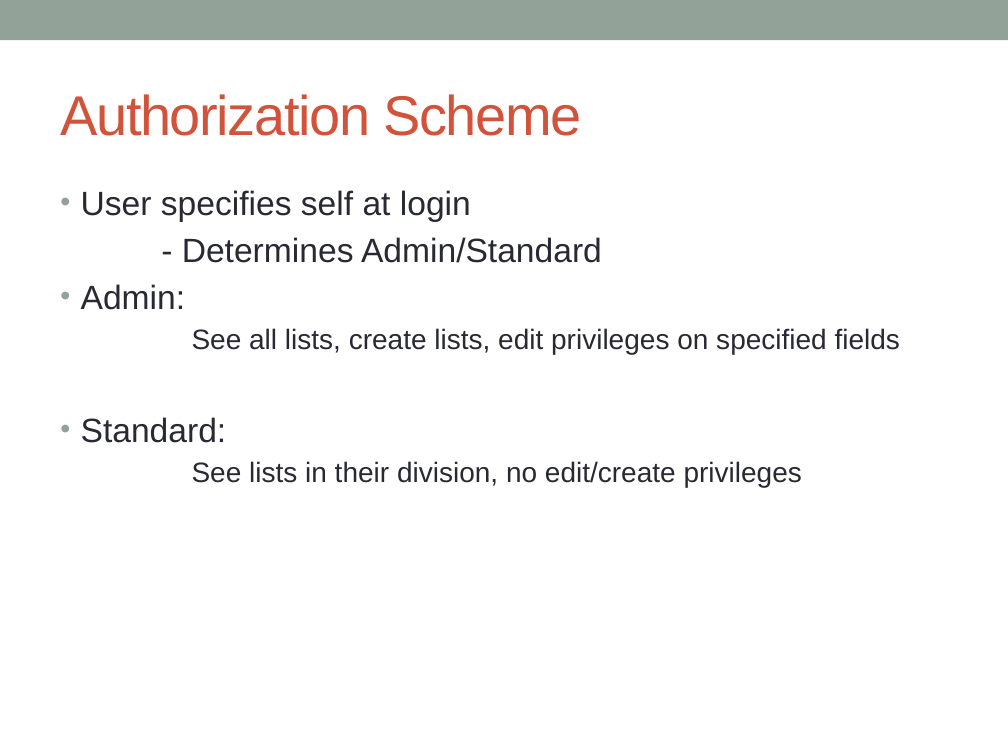
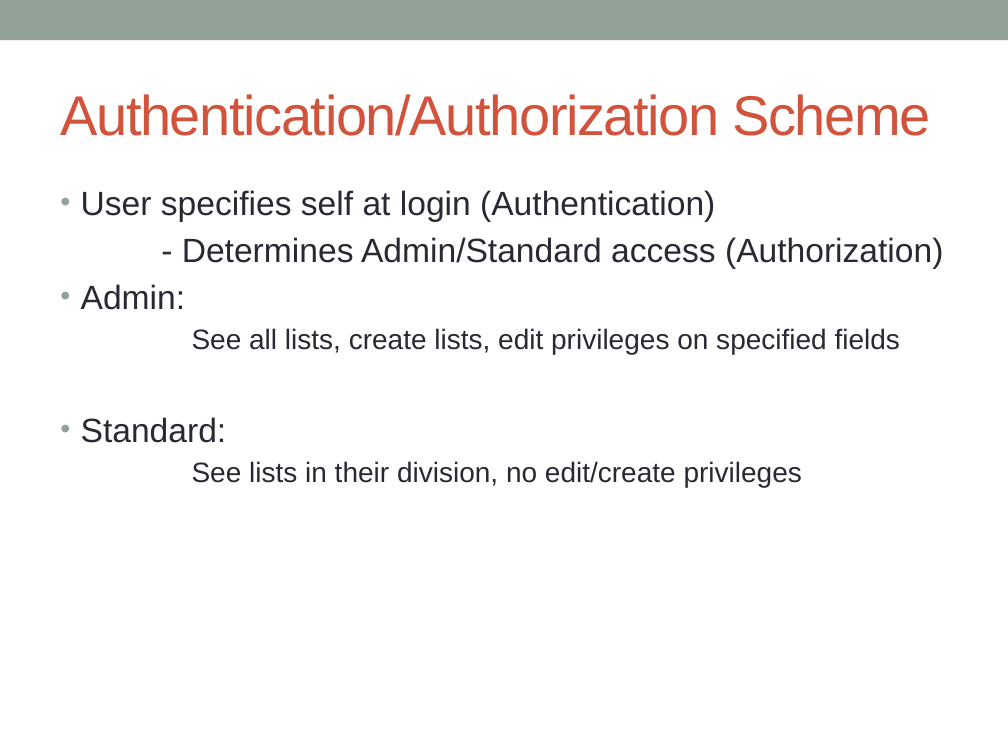
Before and after one commit to cschwendiman/cs347project, a slide deck: slide 5 of project_presentation.pptx. Drawn at 1008x756 pixels with LibreOffice and Linux fonts; fonts in the diff are those of the drawing. Boxes give left, top, right and bottom in pixels: in the first picture for what was removed or moved away, otherwise in the second. Text is boxed around its words. In the diff, an @@ line names an element or a change of style, - is before the commit and + after.

Commit message:
Powerpoint had core functionality bits

```diff
--- a/project_presentation.pptx
+++ b/project_presentation.pptx
@@ title at box(60, 94, 930, 136): text changed @@
-Authorization Scheme
+Authentication/Authorization Scheme
@@ text at box(81, 190, 943, 269): text changed @@
-• User specifies self at login
-- Determines Admin/Standard
+• User specifies self at login (Authentication)
+- Determines Admin/Standard access (Authorization)
```
